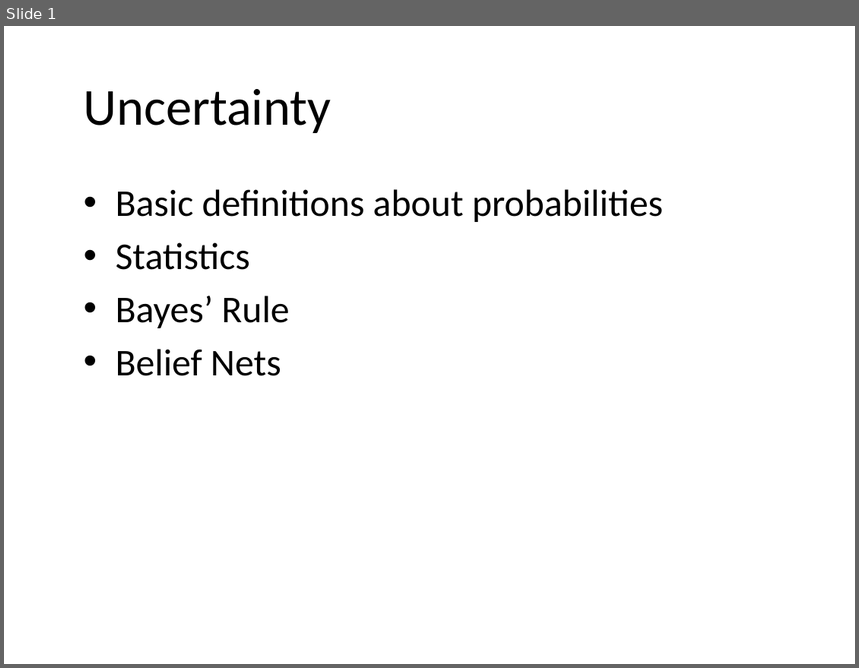
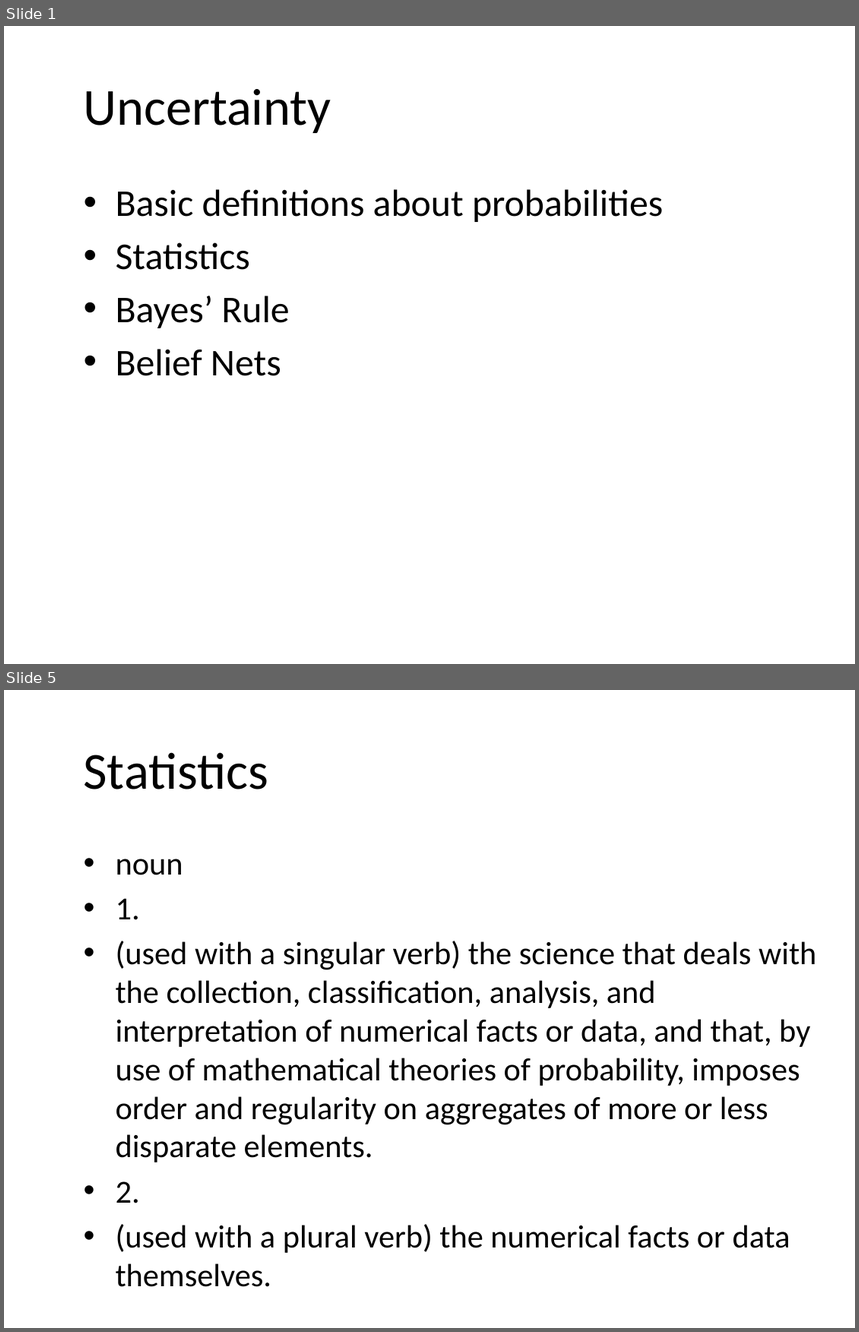
Before and after one commit to JeffRisberg/PythonNotebooksForAI, a slide deck: Documents/40-Uncertainty.pptx. Shown one above the other, each under a label of ours: slide 1 before the commit, slides 1 and 5 after it; the slides between them are not shown. The pictures are 859x668 and 859x1332 pixels, drawn with LibreOffice and Linux fonts; fonts in the diff are those of the drawing; background and template pictures are left out. Boxes give left, top, right and bottom in pixels: in the first picture for what was removed or moved away, otherwise in the second. Text is boxed around its words. In the diff, an @@ line names an element or a change of style, - is before the commit and + after.

```diff
--- a/Documents/40-Uncertainty.pptx
+++ b/Documents/40-Uncertainty.pptx
@@ slide 5 added at <box>4,690,855,1328</box>, background picture (left out) @@
@@ title added at <box>84,752,269,790</box>, 44 pt, text #000000 @@
+Statistics
@@ text added at <box>116,859,816,1253</box>, 27.2 pt, text #000000 @@
+• noun
+• 1.
+• (used with a singular verb) the science that deals with the collection, classification, analysis, and interpretation of numerical facts or data, and that, by use of mathematical theories of probability, imposes order and regularity on aggregates of more or less disparate elements.
+• 2.
+• (used with a plural verb) the numerical facts or data themselves.
```
Also in this commit, not shown: 6 other slides added, 2 other files.
